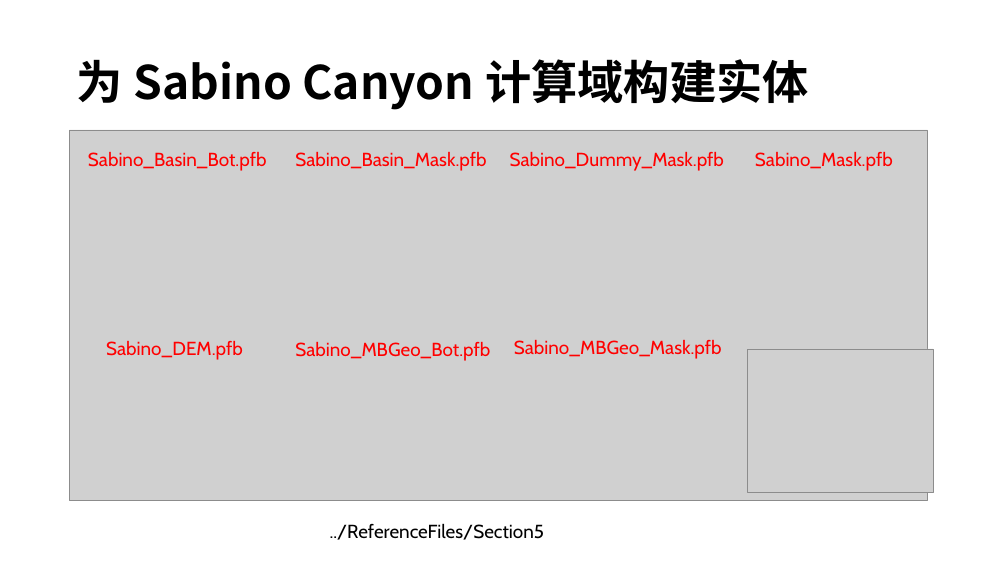
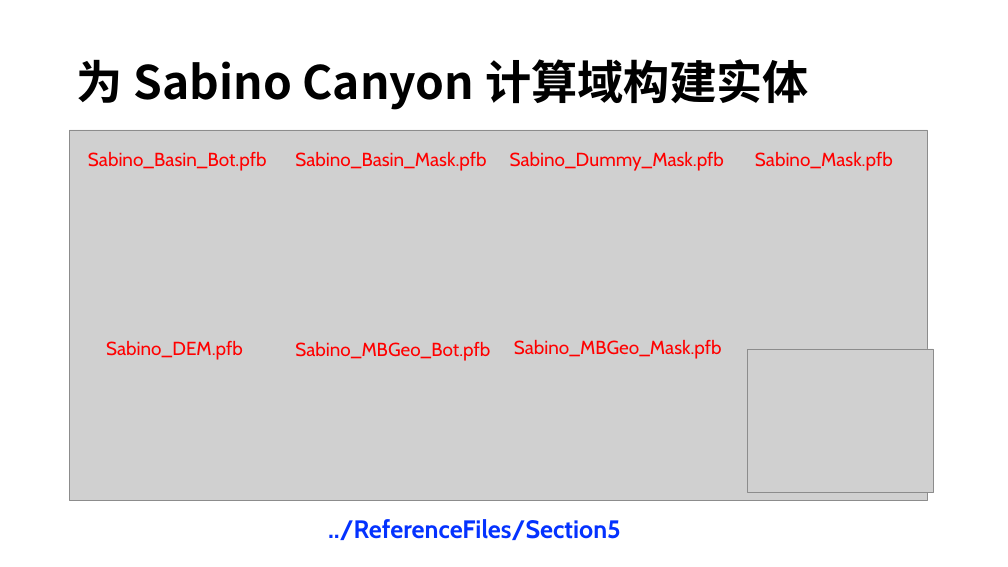
Before and after one commit to ParFlowCommunity/ParFlow-Online-Course, a slide deck: slide 5 of lectures/第6讲ParFlow中solid file的构建方法/第六讲ParFlow中solid文件的创建.pptx. Drawn at 1008x567 pixels with LibreOffice and Linux fonts; fonts in the diff are those of the drawing; grey boxes stand for pictures. Boxes give left, top, right and bottom in pixels: in the first picture for what was removed or moved away, otherwise in the second. Text is boxed around its words. In the diff, an @@ line names an element or a change of style, - is before the commit and + after.

```diff
--- a/lectures/第6讲ParFlow中solid file的构建方法/第六讲ParFlow中solid文件的创建.pptx
+++ b/lectures/第6讲ParFlow中solid file的构建方法/第六讲ParFlow中solid文件的创建.pptx
@@ text "../ReferenceFiles/Section5" at (328,519,621,540): size 18 to 24 pt, text colour #000000 to #0432FF, bold on @@
```
Also in this commit, not shown: 6 other slides changed, 1 slide added, 1 slide removed.
